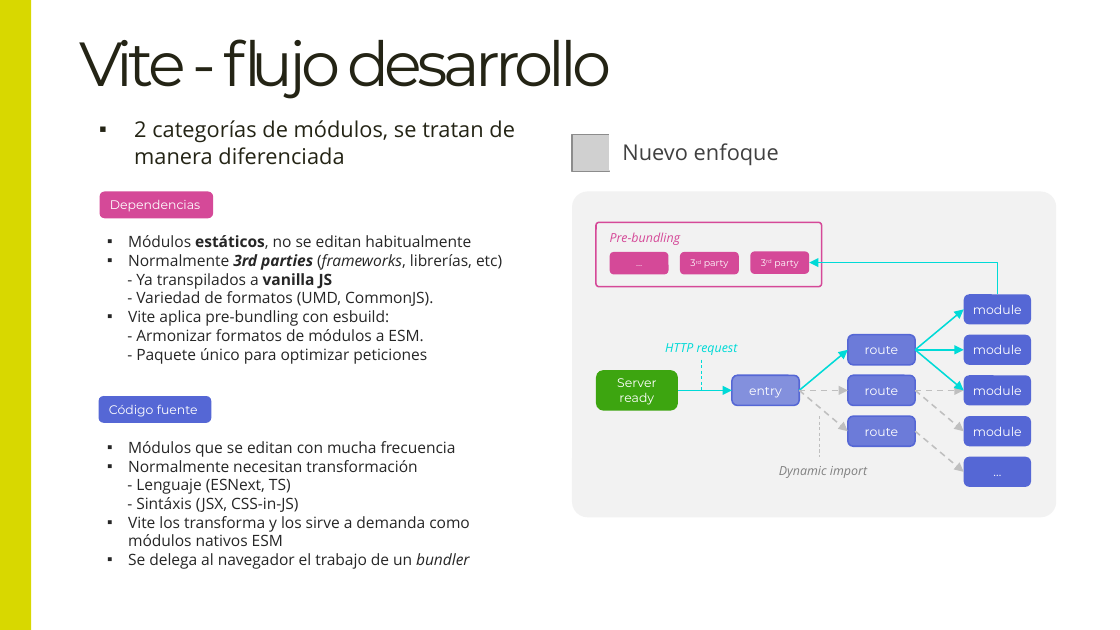
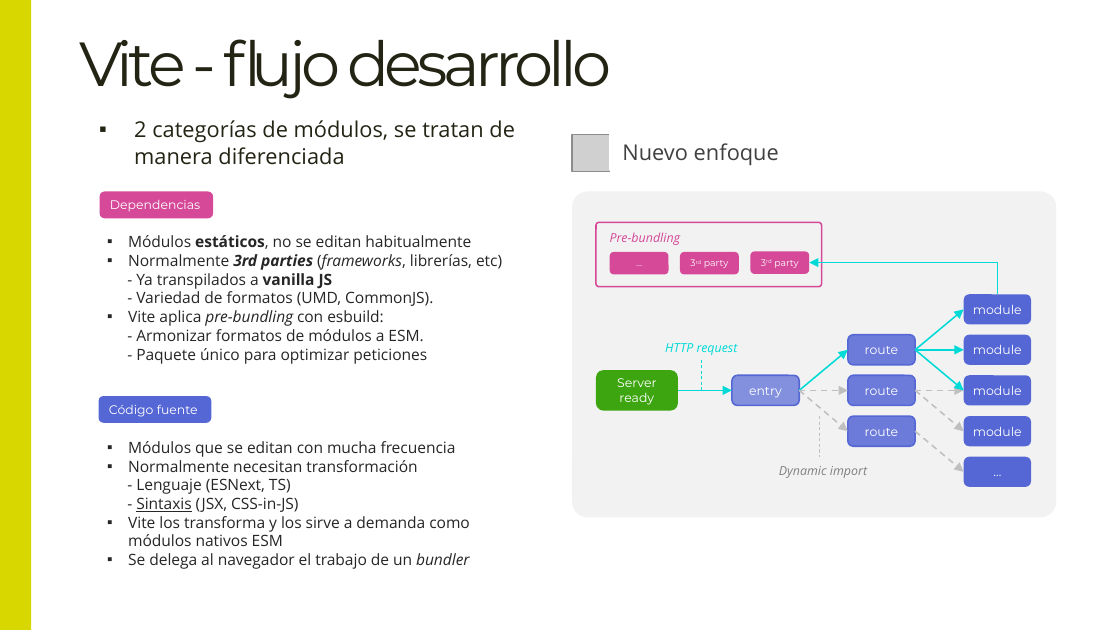
Before and after one commit to DillonGru28/Master-Frontend-Lemon, a slide deck: slide 7 of 03-bundling/06-vite/00-teoría/Introducción a vite.pptx. Drawn at 1120x630 pixels with LibreOffice and Linux fonts; fonts in the diff are those of the drawing; grey boxes stand for pictures. Boxes give left, top, right and bottom in pixels: in the first picture for what was removed or moved away, otherwise in the second. Text is boxed around its words. In the diff, an @@ line names an element or a change of style, - is before the commit and + after.

Commit message:
vite: typos in slides

```diff
--- a/03-bundling/06-vite/00-teoría/Introducción a vite.pptx
+++ b/03-bundling/06-vite/00-teoría/Introducción a vite.pptx
@@ text at (x1=128, y1=310, x2=384, y2=326): italic on in "pre-bundling" @@
@@ text at (x1=136, y1=497, x2=298, y2=512): text changed @@
-- Sintáxis (JSX, CSS-in-JS)
+- Sintaxis (JSX, CSS-in-JS)
```
Also in this commit, not shown: 1 other slide changed.
